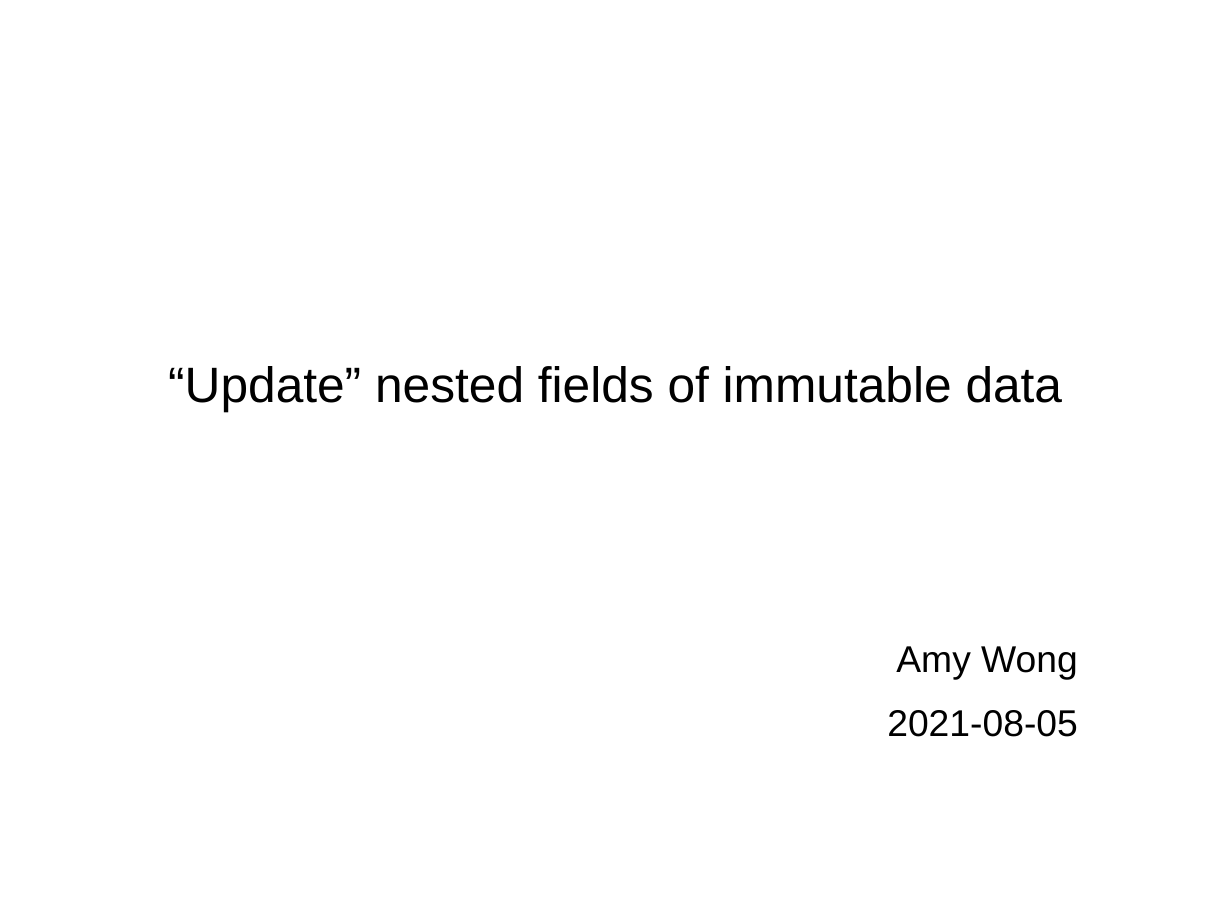
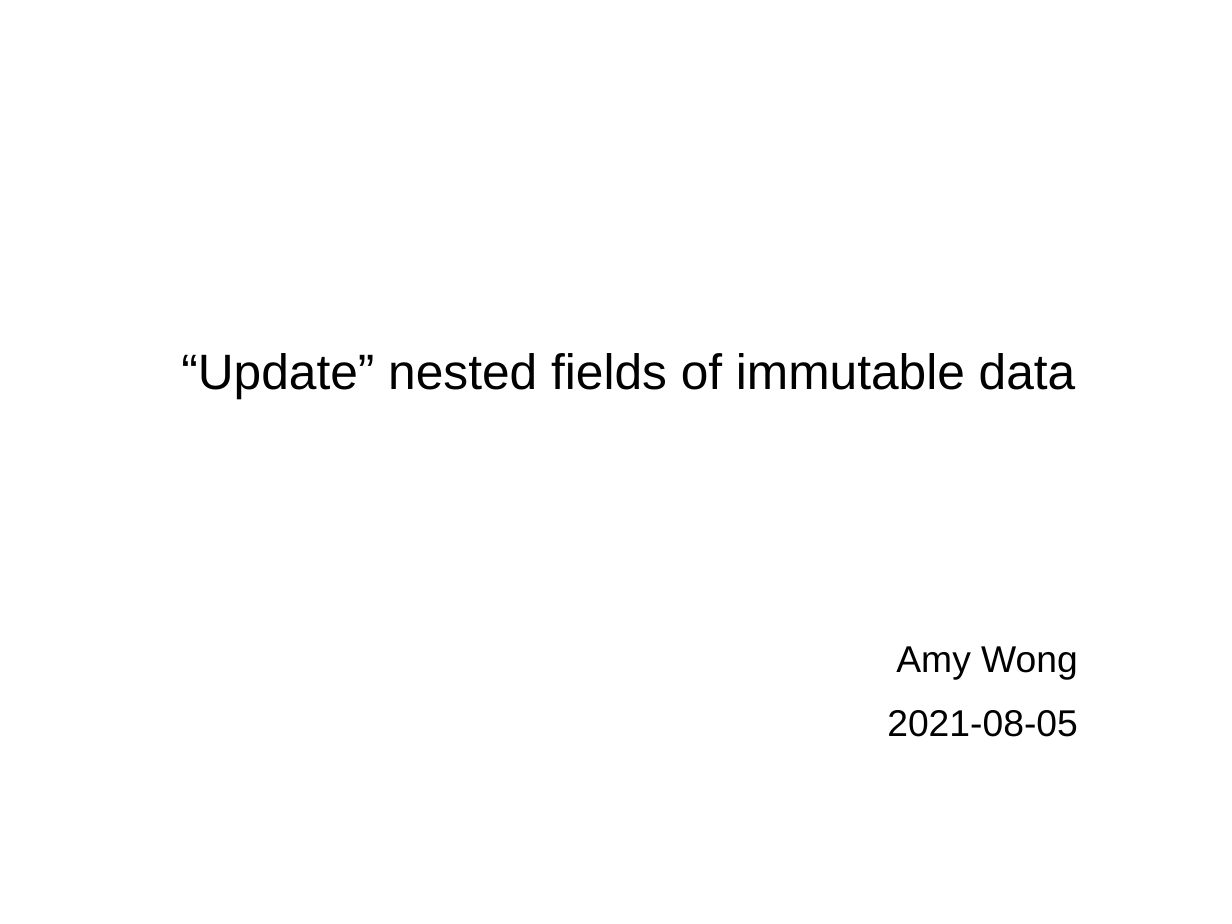
Before and after one commit to amywong-monster/Presentations, a slide deck: slide 1 of 2021-08-05-Update-immutable-data.ppt. Drawn at 1232x924 pixels with LibreOffice and Linux fonts; fonts in the diff are those of the drawing. Boxes give left, top, right and bottom in pixels: in the first picture for what was removed or moved away, otherwise in the second. Text is boxed around its words. In the diff, an @@ line names an element or a change of style, - is before the commit and + after.

```diff
--- a/2021-08-05-Update-immutable-data.ppt
+++ b/2021-08-05-Update-immutable-data.ppt
@@ title "“Update” nested fields of immutable ..." moved from (x1=168, y1=366, x2=1063, y2=411) to (x1=181, y1=353, x2=1076, y2=398) @@
```
Also in this commit, not shown: 1 other slide changed.
